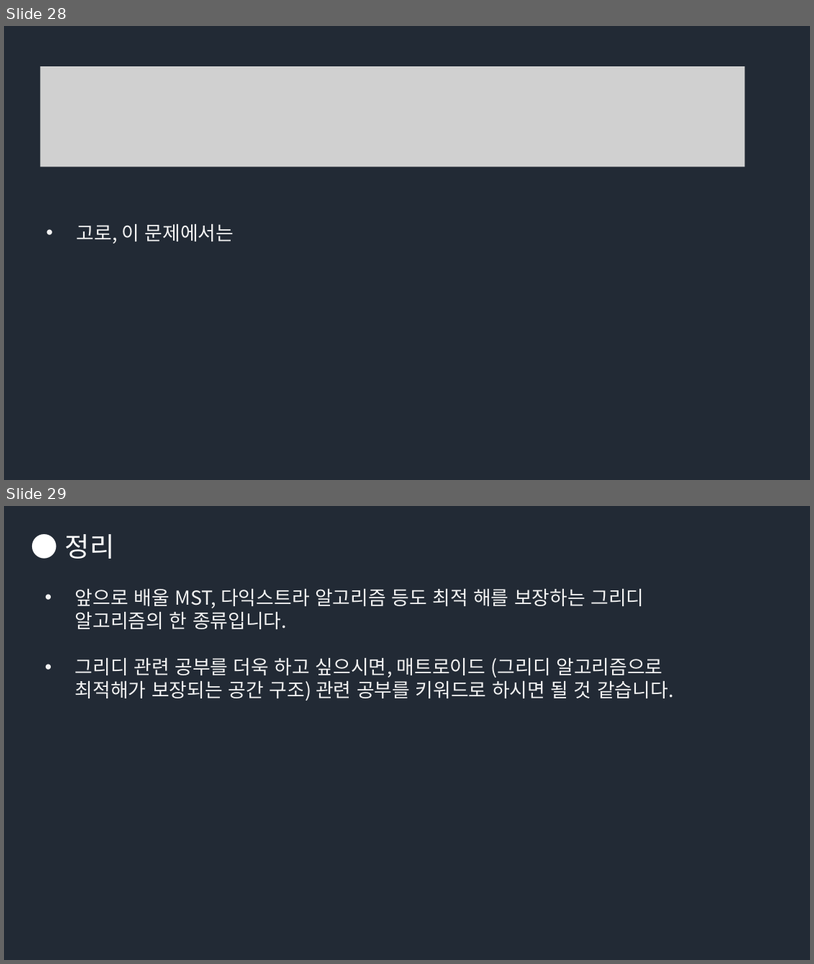
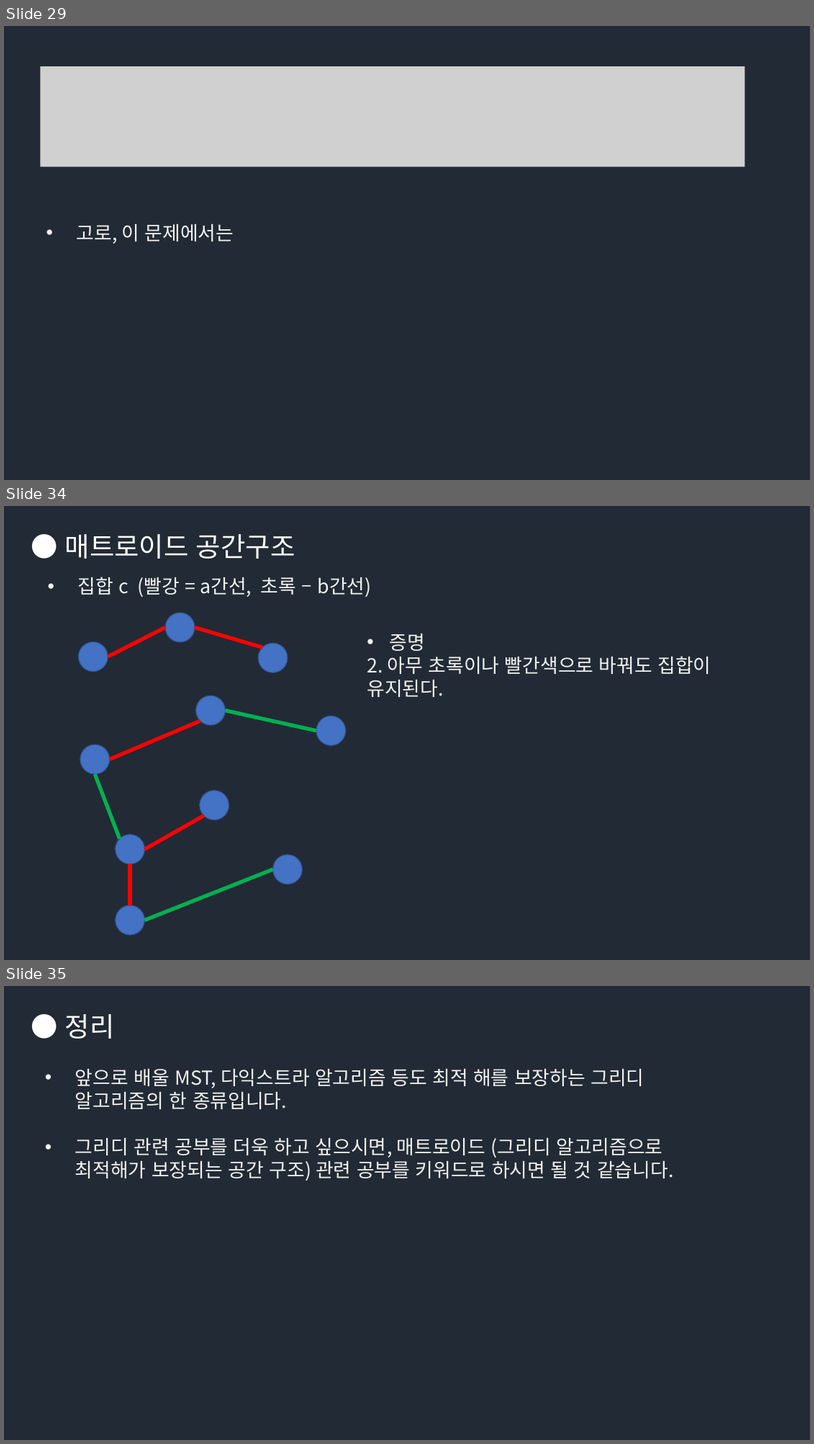
Before and after one commit to Groot-Space/Groot-space.github.io, a slide deck: assets/images/그리디/그리디.pptx. Shown one above the other, each under a label of ours: slides 28 and 29 before the commit, slides 29, 34 and 35 after it; the slides between them are not shown. The pictures are 814x964 and 814x1444 pixels, drawn with LibreOffice and Linux fonts; fonts in the diff are those of the drawing; grey boxes stand for pictures. Boxes give left, top, right and bottom in pixels: in the first picture for what was removed or moved away, otherwise in the second. Text is boxed around its words. In the diff, an @@ line names an element or a change of style, - is before the commit and + after.

```diff
--- a/assets/images/그리디/그리디.pptx
+++ b/assets/images/그리디/그리디.pptx
@@ slide 34 added at <box>4,506,810,960</box>, background #222A35 @@
@@ text added at <box>65,534,295,559</box>, 32 pt, text #FFFFFF @@
+● 매트로이드 공간구조
@@ text added at <box>78,577,371,597</box>, 23 pt, text #F2F2F2 @@
+• 집합 c (빨강 = a간선, 초록 – b간선)
@@ ellipse added at <box>165,613,195,642</box>, fill #4472C4, outline #325491 1 pt @@
@@ line added from (165, 628) to (108, 656), #FF0000 4.5 pt @@
@@ line added from (195, 628) to (263, 648), #FF0000 4.5 pt @@
@@ text added at <box>367,633,712,697</box>, 23 pt, text #F2F2F2 @@
+• 증명
+2. 아무 초록이나 빨간색으로 바꿔도 집합이 유지된다.
@@ ellipse added at <box>78,642,108,672</box>, fill #4472C4, outline #325491 1 pt @@
@@ ellipse added at <box>259,644,288,673</box>, fill #4472C4, outline #325491 1 pt @@
@@ ellipse added at <box>196,695,225,725</box>, fill #4472C4, outline #325491 1 pt @@
@@ line added from (201, 721) to (110, 759), #FF0000 4.5 pt @@
@@ line added from (316, 731) to (226, 710), #00B050 4.5 pt @@
@@ ellipse added at <box>316,716,346,746</box>, fill #4472C4, outline #325491 1 pt @@
@@ ellipse added at <box>80,744,109,774</box>, fill #4472C4, outline #325491 1 pt @@
@@ line added from (119, 839) to (95, 774), #00B050 4.5 pt @@
@@ ellipse added at <box>200,790,229,820</box>, fill #4472C4, outline #325491 1 pt @@
@@ line added from (204, 816) to (145, 849), #FF0000 4.5 pt @@
@@ ellipse added at <box>116,834,144,864</box>, fill #4472C4, outline #325491 1 pt @@
@@ line added from (130, 864) to (130, 906), #FF0000 4.5 pt @@
@@ line added from (273, 869) to (145, 920), #00B050 4.5 pt @@
@@ ellipse added at <box>273,854,302,884</box>, fill #4472C4, outline #325491 1 pt @@
@@ ellipse added at <box>116,906,144,935</box>, fill #4472C4, outline #325491 1 pt @@
@@ what was slide 28 is now slide 29 @@
@@ what was slide 29 is now slide 35 @@
```
Also in this commit, not shown: 5 other slides added, 1 other file.
